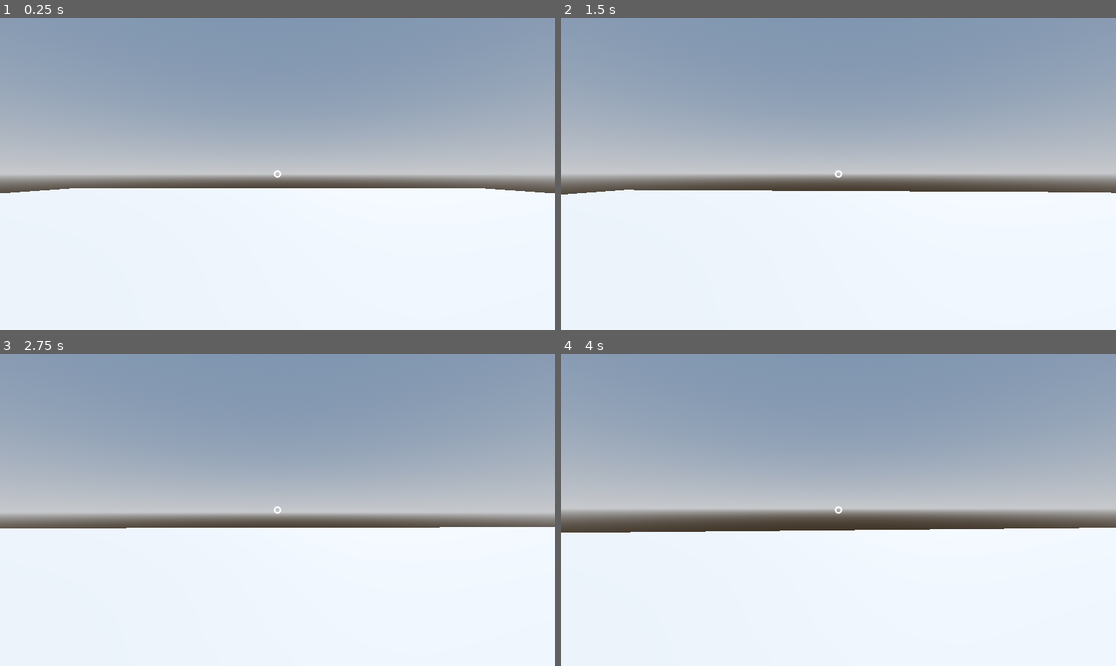
Above: before the commit, frames 1-4 (two rows, left to right).
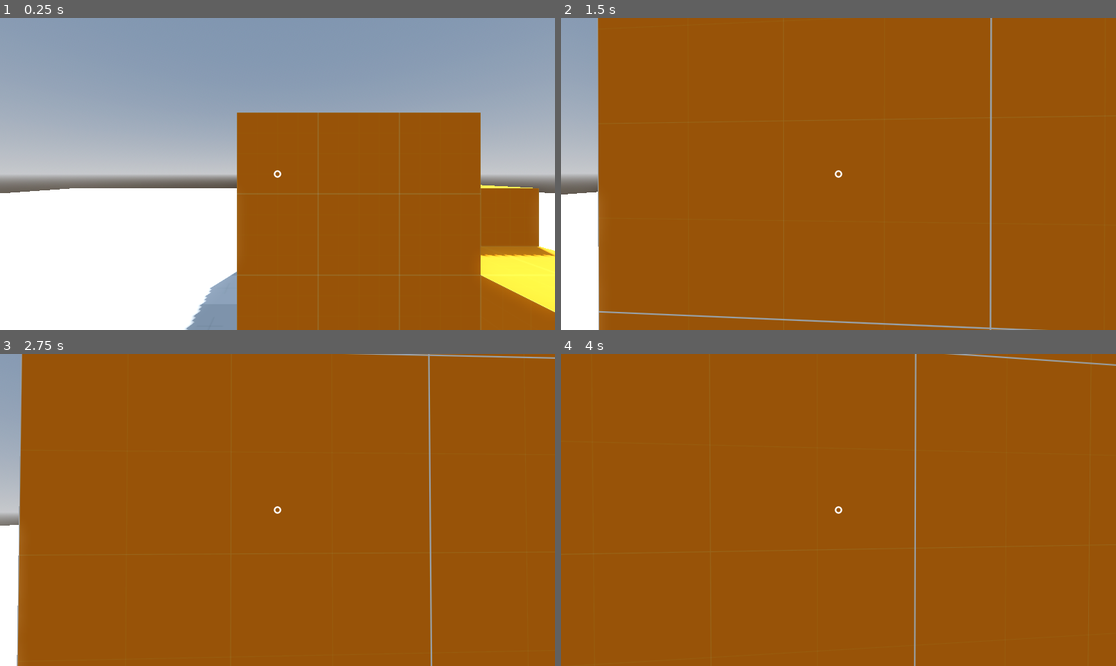
Above: after the commit, the same moments.

Repository: EAinsley/magnetic
Game: Godot game, scene res://Scenes/sandbox.tscn
Two runs of this game, one before a commit and one after it. Both use one fixed random seed, a clock stepped at 60 frames per second and the inputs below.
Inputs (mouse positions are in pixels of both pictures, inside the frame that each line leads up to):
- Up to frame 1 (0.25 s): no input
- Up to frame 2 (1.5 s): move the mouse to (866, 174) at 0.52 s; press the mouse at (866, 174) at 0.53 s; hold W (move_forward) from 0.53 s (still down); tap Space (jump) at 0.77 s; move the mouse to (810, 174) at 1.27 s; release the mouse at (810, 174) at 1.28 s; click (810, 174) at 1.35 s
- Up to frame 3 (2.75 s): keep holding W (move_forward); tap Space (jump) at 1.52 s; move the mouse to (288, 503) at 2.02 s; press the mouse at (288, 503) at 2.03 s
- Up to frame 4 (4 s): keep holding W (move_forward); tap Enter at 2.75 s; move the mouse to (832, 516) at 2.77 s; release the mouse at (832, 516) at 2.78 s; click (832, 516) at 2.85 s; tap Space (jump) at 3.02, 3.77 s; move the mouse to (877, 513) at 3.52 s; press the mouse at (877, 513) at 3.53 s

The runs differ from the first frame. In frame 1, 37% of the frame differs, in the area x 33-100%, y 30-100%; in frame 2, 93%; in frame 3, 96%; in frame 4, 100%, in the area x 0-100%, y 0-100%.

Commit message:
添加prototyping材质和方块

Diff:
--- /dev/null
+++ b/Scenes/Prototype/floor.tscn
@@ -0,0 +1,14 @@
+[gd_scene load_steps=3 format=3 uid="uid://dndn1o6g6x3bn"]
+
+[ext_resource type="Texture2D" uid="uid://bocs4pec7rkl4" path="res://Arts/Prototype/Light/texture_08.png" id="1_cena7"]
+
+[sub_resource type="StandardMaterial3D" id="StandardMaterial3D_u6tdg"]
+albedo_texture = ExtResource("1_cena7")
+uv1_scale = Vector3(0.5, 0.5, 0.5)
+uv1_offset = Vector3(0.25, 0.25, 0.25)
+uv1_triplanar = true
+uv1_world_triplanar = true
+
+[node name="CSGBox3D" type="CSGBox3D"]
+use_collision = true
+material = SubResource("StandardMaterial3D_u6tdg")
--- /dev/null
+++ b/Scenes/Prototype/platform.tscn
@@ -0,0 +1,14 @@
+[gd_scene load_steps=3 format=3 uid="uid://qt7m5q5sefwr"]
+
+[ext_resource type="Texture2D" uid="uid://c0j3hylakhy6e" path="res://Arts/Prototype/Orange/texture_02.png" id="1_hcde2"]
+
+[sub_resource type="StandardMaterial3D" id="StandardMaterial3D_w7odw"]
+albedo_texture = ExtResource("1_hcde2")
+uv1_scale = Vector3(0.5, 0.5, 0.5)
+uv1_offset = Vector3(0.25, 0.25, 0.25)
+uv1_triplanar = true
+uv1_world_triplanar = true
+
+[node name="Platform" type="CSGBox3D"]
+use_collision = true
+material = SubResource("StandardMaterial3D_w7odw")
--- a/Scenes/sandbox.tscn
+++ b/Scenes/sandbox.tscn
@@ -1,6 +1,8 @@
-[gd_scene load_steps=5 format=3 uid="uid://cbfqpm2n1u3b8"]
+[gd_scene load_steps=7 format=3 uid="uid://cbfqpm2n1u3b8"]
 
 [ext_resource type="PackedScene" uid="uid://bhva1tc2tnv77" path="res://Player/player.tscn" id="1_j0awv"]
+[ext_resource type="PackedScene" uid="uid://dndn1o6g6x3bn" path="res://Scenes/Prototype/floor.tscn" id="2_seobx"]
+[ext_resource type="PackedScene" uid="uid://qt7m5q5sefwr" path="res://Scenes/Prototype/platform.tscn" id="3_bdsh1"]
 
 [sub_resource type="ProceduralSkyMaterial" id="ProceduralSkyMaterial_faocl"]
 sky_horizon_color = Color(0.64625, 0.65575, 0.67075, 1)
@@ -27,6 +29,19 @@
 [node name="WorldEnvironment" type="WorldEnvironment" parent="."]
 environment = SubResource("Environment_jtns1")
 
-[node name="CSGBox3D" type="CSGBox3D" parent="."]
-use_collision = true
+[node name="Stage" type="Node3D" parent="."]
+
+[node name="Floor" parent="Stage" instance=ExtResource("2_seobx")]
 size = Vector3(64, 1, 64)
+
+[node name="Platform" parent="Stage" instance=ExtResource("3_bdsh1")]
+transform = Transform3D(1, 0, 0, 0, 1, 0, 0, 0, 1, 1, 2, -4)
+size = Vector3(3, 3, 3)
+
+[node name="Platform2" parent="Stage" instance=ExtResource("3_bdsh1")]
+transform = Transform3D(1, 0, 0, 0, 1, 0, 0, 0, 1, 3.5, 1.5, -4.5)
+size = Vector3(2, 2, 2)
+
+[node name="Platform3" parent="Stage" instance=ExtResource("3_bdsh1")]
+transform = Transform3D(1, 0, 0, 0, 1, 0, 0, 0, 1, 3.5, 1, -2.5)
+size = Vector3(2, 1, 2)
Binary file added: Arts/Prototype/Dark/texture_01.png
Not shown, added: Arts/Prototype/Dark/texture_01.png.import
Binary file added: Arts/Prototype/Dark/texture_02.png
Not shown, added: Arts/Prototype/Dark/texture_02.png.import
Binary file added: Arts/Prototype/Dark/texture_03.png
Not shown, added: Arts/Prototype/Dark/texture_03.png.import
Binary file added: Arts/Prototype/Dark/texture_04.png
Not shown, added: Arts/Prototype/Dark/texture_04.png.import
Binary file added: Arts/Prototype/Dark/texture_05.png
Not shown, added: Arts/Prototype/Dark/texture_05.png.import
Binary file added: Arts/Prototype/Dark/texture_06.png
Not shown, added: Arts/Prototype/Dark/texture_06.png.import
(and 144 more such lines)
